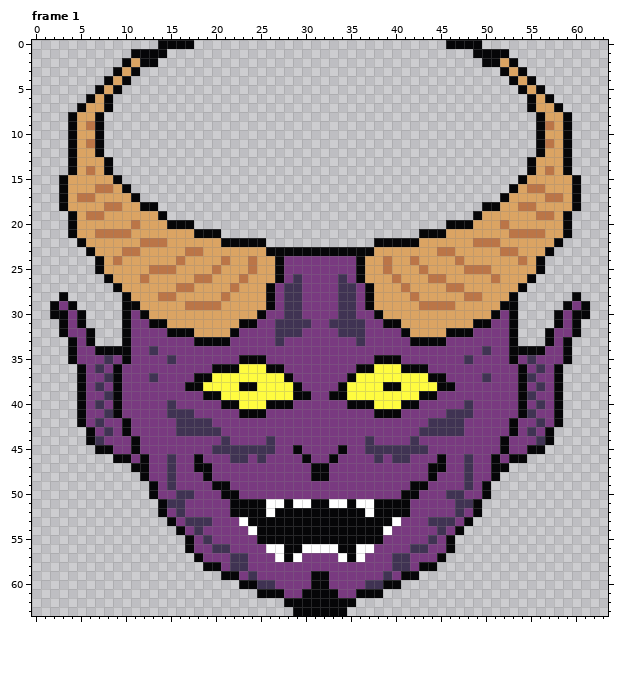
Pixel-art file -- assets/images/demon5.aseprite. The picture above is the old version.
64x64 pixels, 1 frame. Shown: frame 1. The commit also changed other frames, which this record leaves out.
And afterwards:
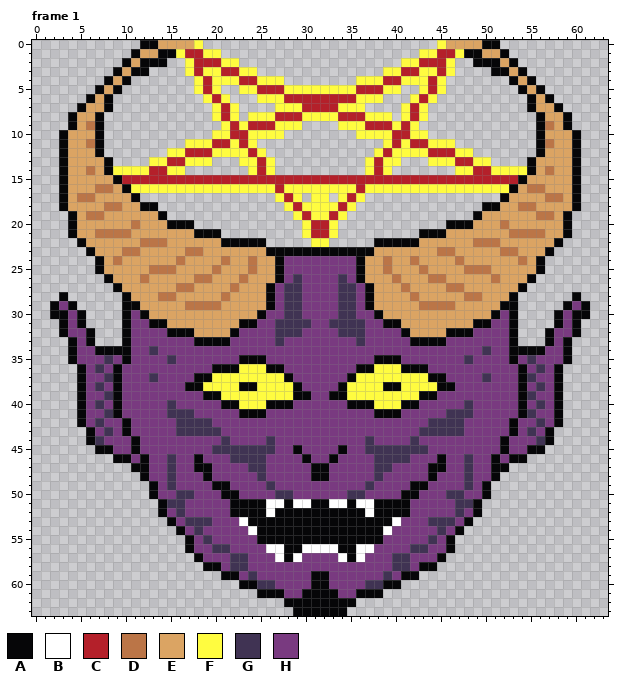
Palette (. is transparent): A #060608  B #ffffff  C #b4202a  D #bb7547  E #dba463  F #fffc40  G #403353  H #793a80
From the commit log: Finished LUCIFER drawing
Change:
--- frame 1
@@ x 0..63 @@
- 0 ..............AAAA............................AAAA..............
- 1 ...........AAAA..................................AAAA...........
- 2 ..........AEAA....................................AAEA..........
- 3 .........AEA........................................AEA.........
- 4 ........AEA..........................................AEA........
- 5 .......AEA............................................AEA.......
- 6 ......AEA..............................................AEA......
- 7 .....AEEA..............................................AEEA.....
- 8 ....AEEA................................................AEEA....
- 9 ....AEDA................................................ADEA....
-10 ....AEEA................................................AEEA....
-11 ....AEDA................................................ADEA....
-12 ....AEEA................................................AEEA....
-13 ....AEEEA..............................................AEEEA....
-14 ....AEDEA..............................................AEDEA....
-15 ...AEEEEEA............................................AEEEEEA...
-16 ...AEEEDDEA..........................................AEDDEEEA...
-17 ...AEDDEEEEA........................................AEEEEDDEA...
-18 ...AEEEEDDEEAA....................................AAEEDDEEEEA...
-19 ....AEDDEEEEEEA..................................AEEEEEEDDEA....
-20 ....AEEEEEEDEEEAAA............................AAAEEEDEEEEEEA....
-21 ....AEEDDDDEEEEEEEAAA......................AAAEEEEEEEDDDDEEA....
-22 .....AEEEEEEDDDEEEEEEAAAAA............AAAAAEEEEEEDDDEEEEEEA.....
+ 0 ............AAEEEEF..........................FEEEEAA............
+ 1 ...........AEEAAFCCFF......................FFCCFAAEEA...........
+ 2 ..........AEAAA..FCCCFF..................FFCCCF..AAAEA..........
+ 3 .........AEAA....FCFFCCFF..............FFCCFFCF....AAEA.........
+ 4 ........AEA.......FCFFFCCFFF........FFFCCFFFCF.......AEA........
+ 5 .......AEA........FCF..FFCCCFFFFFFFFCCCFF..FCF........AEA.......
+ 6 ......AEA..........FCF...FFFCCCCCCCCFFF...FCF..........AEA......
+ 7 .....AEEA...........FCF....FFFCCCCFFF....FCF...........AEEA.....
+ 8 ....AEEA............FCF.FFFCCCFFFFCCCFFF.FCF............AEEA....
+ 9 ....AEDA.............FCFCCCFFF....FFFCCCFCF.............ADEA....
+10 ...AEEEA............FFCCFFFF........FFFFCCFF............AEEEA...
+11 ...AEEDA.........FFFCCFCF..............FCFCCFFF.........ADEEA...
+12 ...AEEEA.......FFCCCFFFFCF............FCFFFFCCCFF.......AEEEA...
+13 ...AEEEEA....FFCCFFF...FFCF..........FCFF...FFFCCFF....AEEEEA...
+14 ...AEEDEAFFFFCCFF.......FCF..........FCF.......FFCCFFFFAEDEEA...
+15 ...AEEEEEACCCCCCCCCCCCCCCCCCCCCCCCCCCCCCCCCCCCCCCCCCCCAEEEEEA...
+16 ...AEEEDDEAFFFFFFFFFFFFFFFFCFFFFFFFFCFFFFFFFFFFFFFFFFAEDDEEEA...
+17 ...AEDDEEEEA...............FCF.FF.FCF...............AEEEEDDEA...
+18 ...AEEEEDDEEAA..............FCFFFFCF..............AAEEDDEEEEA...
+19 ....AEDDEEEEEEA..............FCFFCF..............AEEEEEEDDEA....
+20 ....AEEEEEEDEEEAAA............FCCF............AAAEEEDEEEEEEA....
+21 ....AEEDDDDEEEEEEEAAA.........FCCF.........AAAEEEEEEEDDDDEEA....
+22 .....AEEEEEEDDDEEEEEEAAAAA.....FF.....AAAAAEEEEEEDDDEEEEEEA.....
 23 ......AEEEDDEEEEEDDEEEEEEEAAAAAAAAAAAAEEEEEEEDDEEEEEDDEEEA......
@@ x 22..41 @@
 45 GGGGGHHAHHHHAHHGGGGG
-46 GGHGHHHHAHHAHHHHGHGG
-47 HHHHHHHHHAAHHHHHHHHH
-48 HHHHHHHHHAAHHHHHHHHH
-49 HHHHHHHHHHHHHHHHHHHH
-50 AHHHHHHHHHHHHHHHHHHA
+46 GGGGHHHHAHHAHHHHGGGG
+47 HHGGHHHHHAAHHHHHGGHH
+48 HHHGHHHHHAAHHHHHGHHH
+49 HHHHGHHHHHHHHHHGHHHH
+50 AHHHHGGHHHHHHGGHHHHA
 51 AAAABBABBAABBABBAAAA
Boxes around the changes in both pictures, in picture pixels (x1, y1, x2, y2):
changed: (113, 40, 581, 247)
changed: (59, 130, 77, 175)
changed: (248, 454, 293, 499)
changed: (347, 454, 392, 499)
